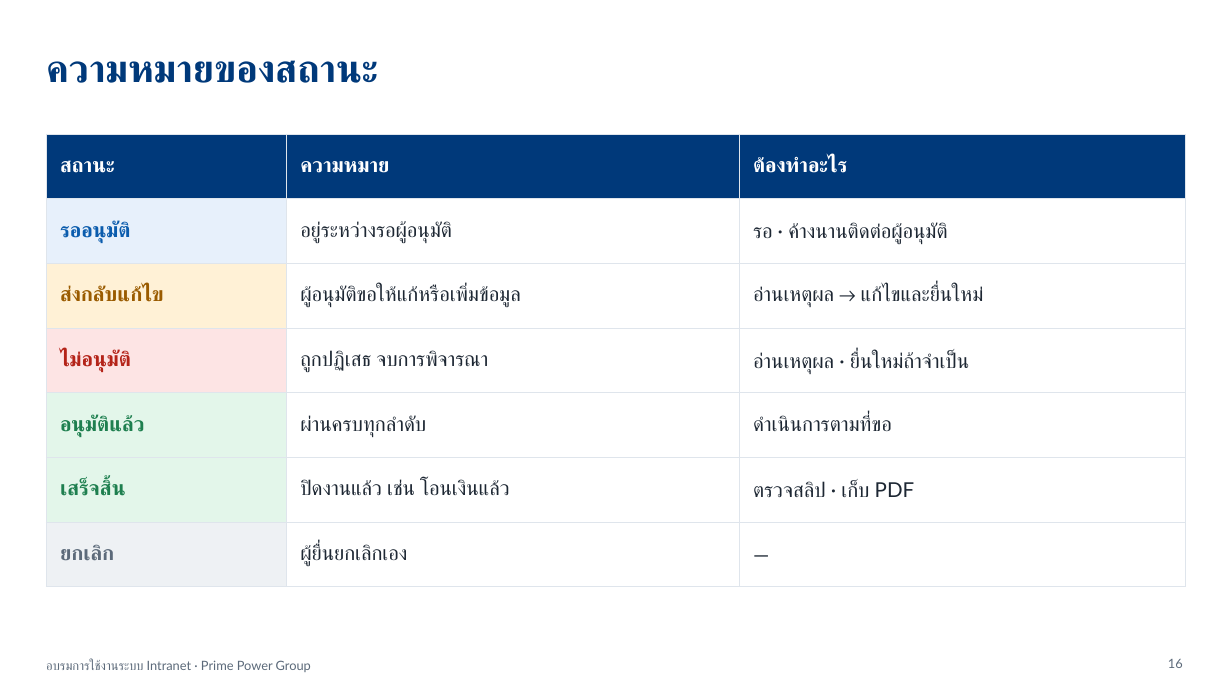
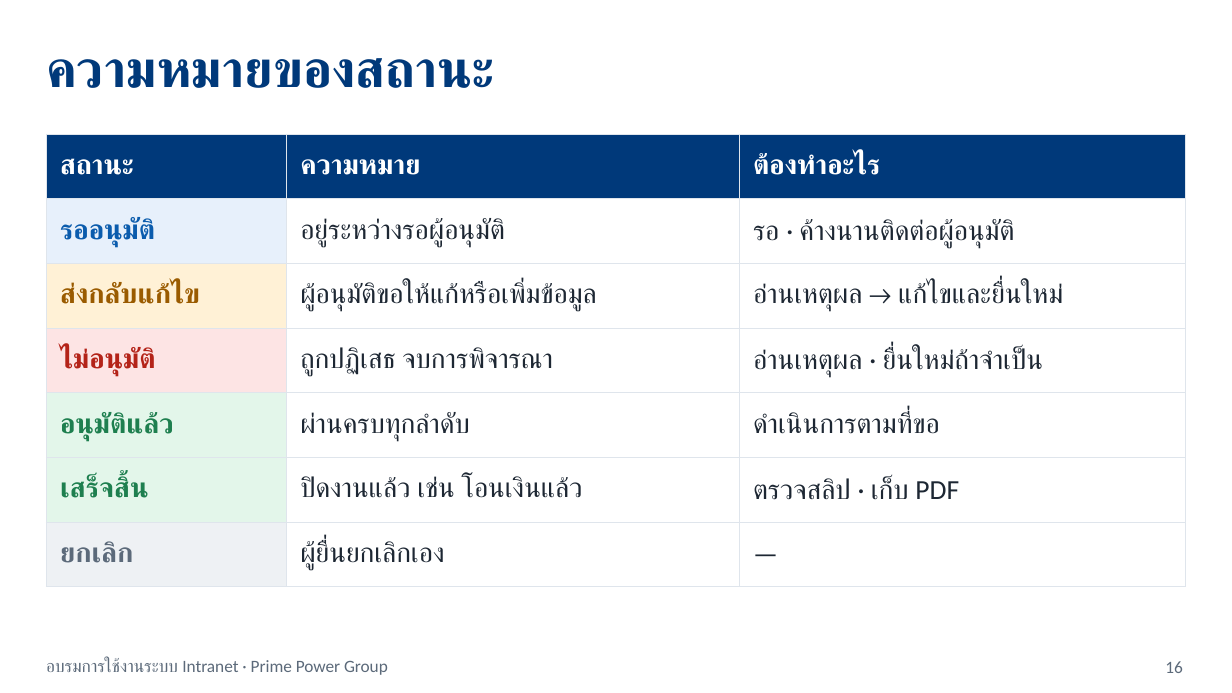
Before and after one commit to PPG2014/prime-power-intranet, a slide deck: slide 16 of manual/Intranet-Training-v1.0.pptx. Drawn at 1232x693 pixels with LibreOffice and Linux fonts; fonts in the diff are those of the drawing; background and template pictures are left out. Boxes give left, top, right and bottom in pixels: in the first picture for what was removed or moved away, otherwise in the second. Text is boxed around its words. In the diff, an @@ line names an element or a change of style, - is before the commit and + after.

```diff
--- a/manual/Intranet-Training-v1.0.pptx
+++ b/manual/Intranet-Training-v1.0.pptx
@@ title "ความหมายของสถานะ" at [46, 58, 494, 88]: size 30 to 40.5 pt, font Lato to Calibri @@
@@ table at [46, 134, 1186, 574] @@
@@ size 16 to 21.5 pt, font Lato to Calibri @@
@@ text "อบรมการใช้งานระบบ Intranet · Prime Power ..." at [46, 659, 388, 675]: size 10 to 13.5 pt, font Lato to Calibri @@
@@ page number at [1165, 661, 1182, 673]: size 10 to 13.5 pt, font Lato to Calibri @@
```
Also in this commit, not shown: 34 other slides changed.
